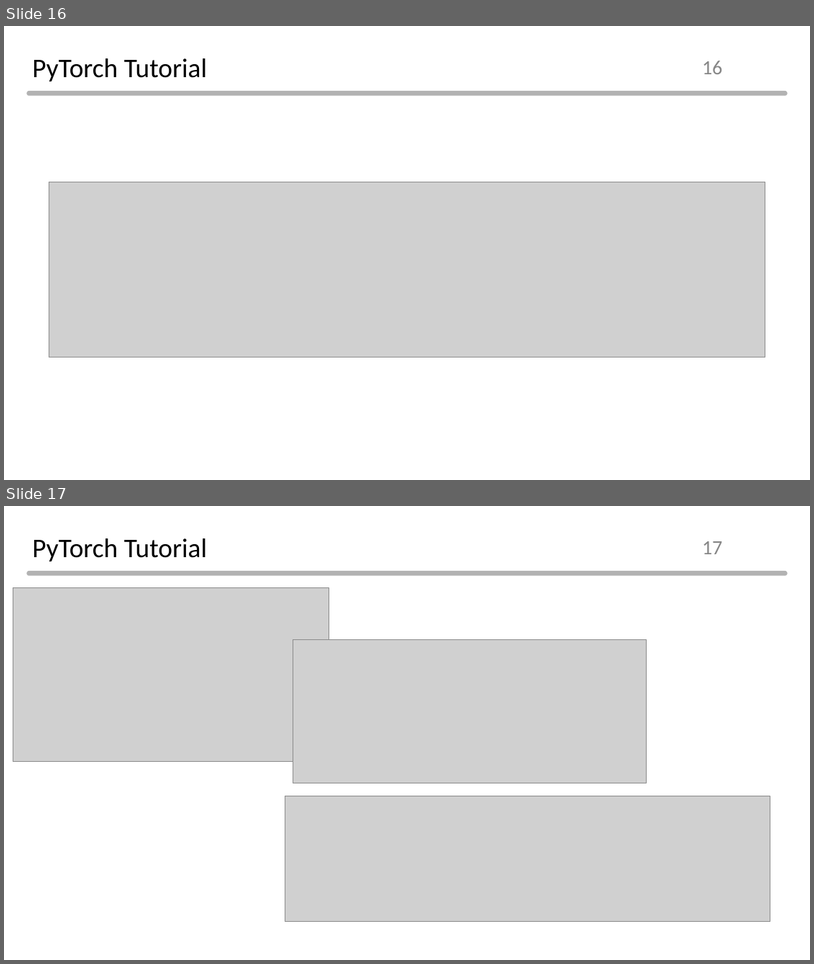
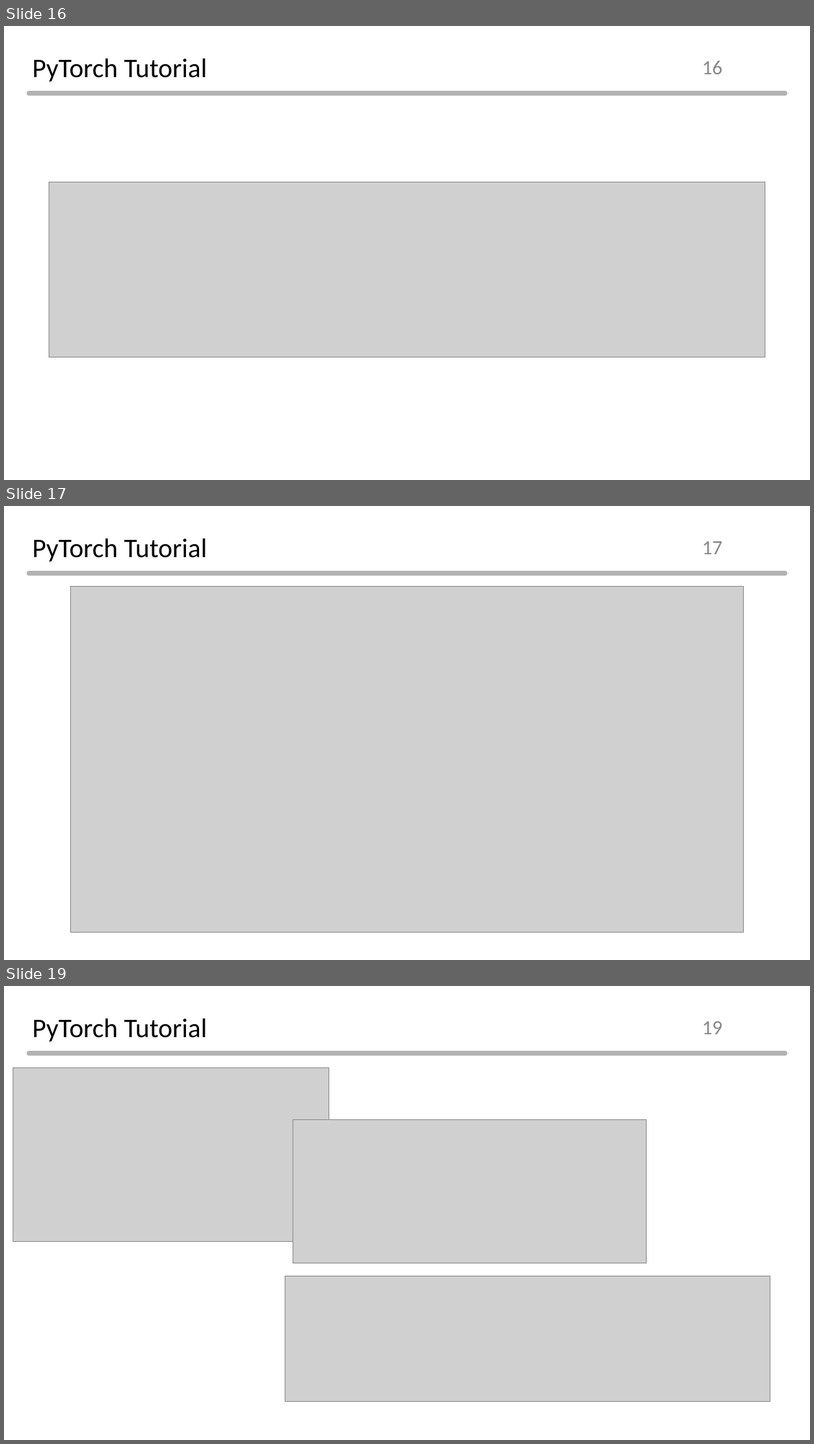
Before and after one commit to Normalist-K/aibd-2021-2, a slide deck: ppt/day1.pptx. Shown one above the other, each under a label of ours: slides 16 and 17 before the commit, slides 16, 17 and 19 after it; the slides between them are not shown. The pictures are 814x964 and 814x1444 pixels, drawn with LibreOffice and Linux fonts; fonts in the diff are those of the drawing; grey boxes stand for pictures; background and template pictures are left out. Boxes give left, top, right and bottom in pixels: in the first picture for what was removed or moved away, otherwise in the second. Text is boxed around its words. In the diff, an @@ line names an element or a change of style, - is before the commit and + after.

```diff
--- a/ppt/day1.pptx
+++ b/ppt/day1.pptx
@@ slide 17 added at (4,506,810,960), background #FFFFFF; not listed: 1 template element that a slide beside it also shows @@
@@ title added at (32,538,207,561), 32 pt, text #000000 @@
+PyTorch Tutorial
@@ page number added at (702,541,723,554), 24 pt, text #858585 @@
+17
@@ picture added at (70,586,744,932) @@
@@ what was slide 17 is now slide 19 @@
@@ page number at (702,1021,723,1034): text changed @@
-17
+19
```
Also in this commit, not shown: 2 other slides added, 26 other files.
